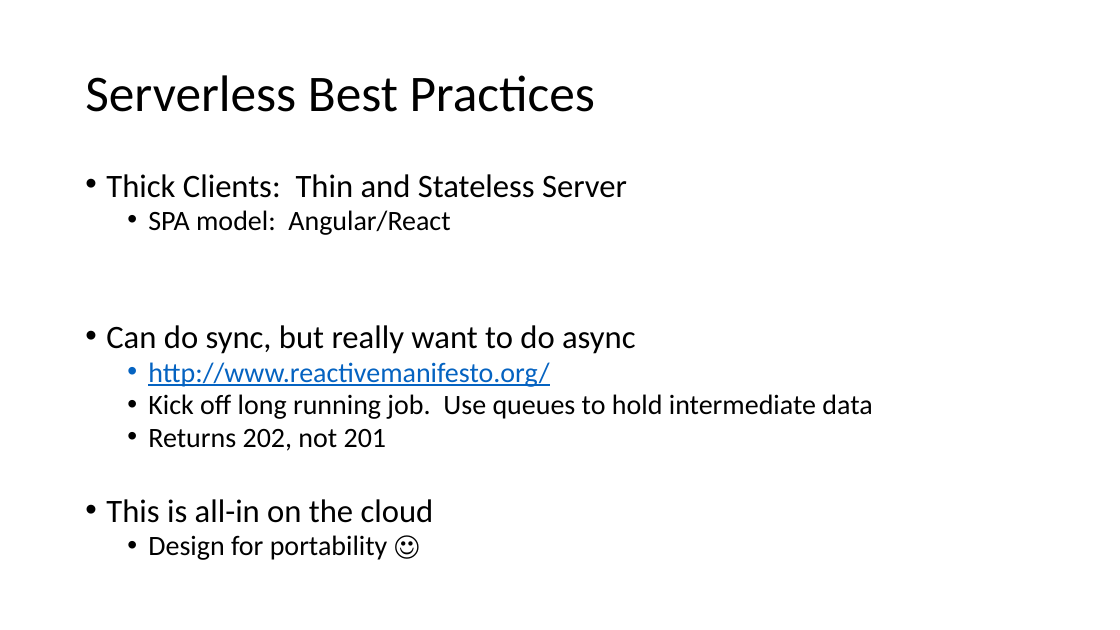
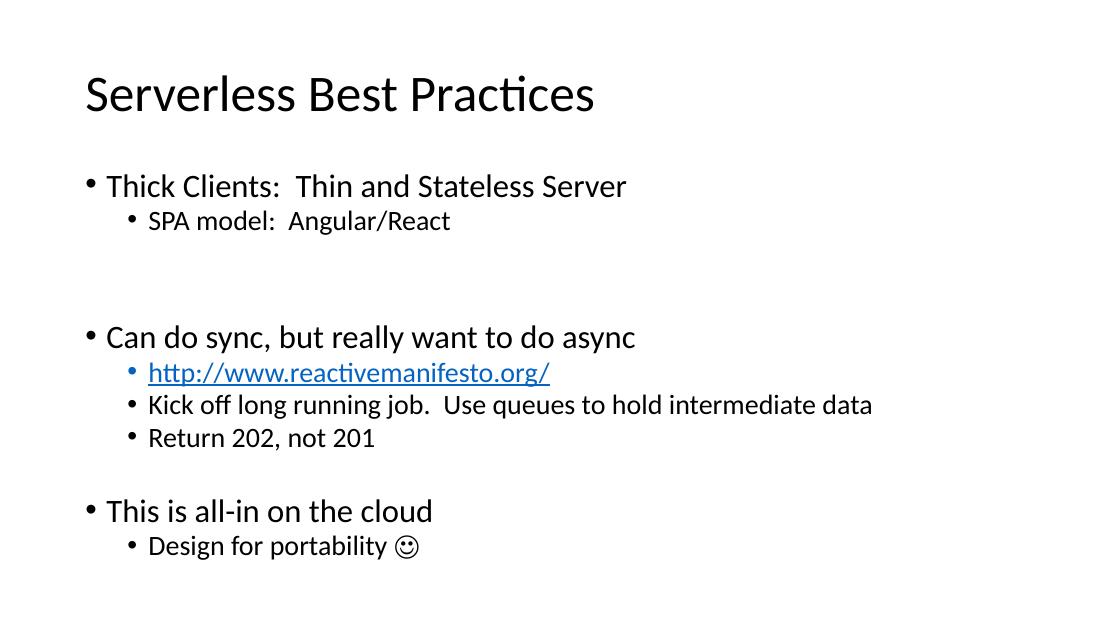
Before and after one commit to jamessdixon/Trinug.MainMeeting.March2017, a slide deck: slide 17 of Presentation/AzureFunctions.pptx (slide 14 before the commit). Drawn at 1120x630 pixels with LibreOffice and Linux fonts; fonts in the diff are those of the drawing. Boxes give left, top, right and bottom in pixels: in the first picture for what was removed or moved away, otherwise in the second. Text is boxed around its words. In the diff, an @@ line names an element or a change of style, - is before the commit and + after.

Commit message:
Updated Presentation

```diff
--- a/Presentation/AzureFunctions.pptx
+++ b/Presentation/AzureFunctions.pptx
@@ text at [148, 429, 376, 451]: text changed @@
-  • Returns 202, not 201
+  • Return 202, not 201
```
Also in this commit, not shown: 2 other slides changed, 4 slides added, 1 slide removed.
